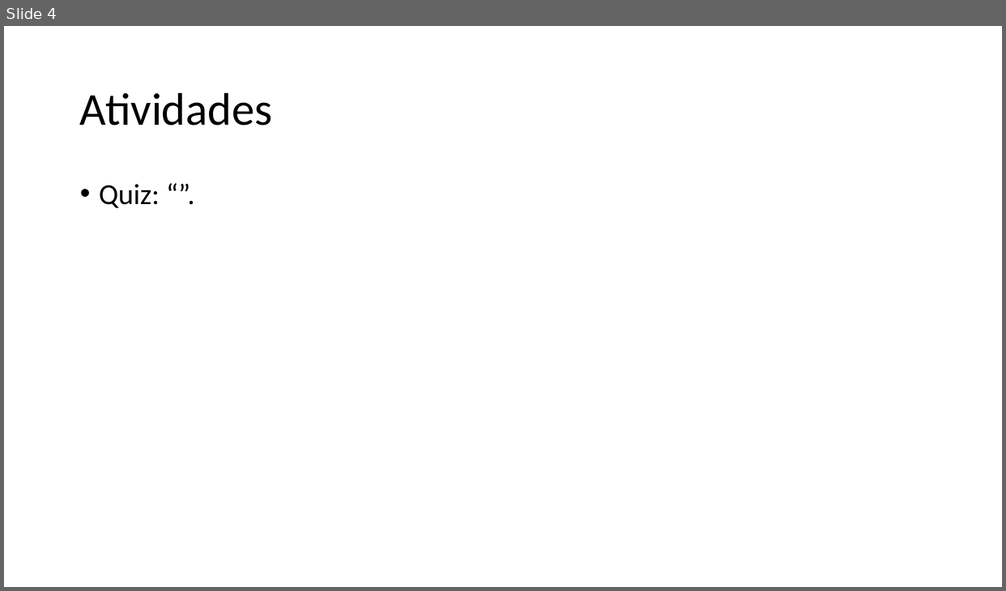
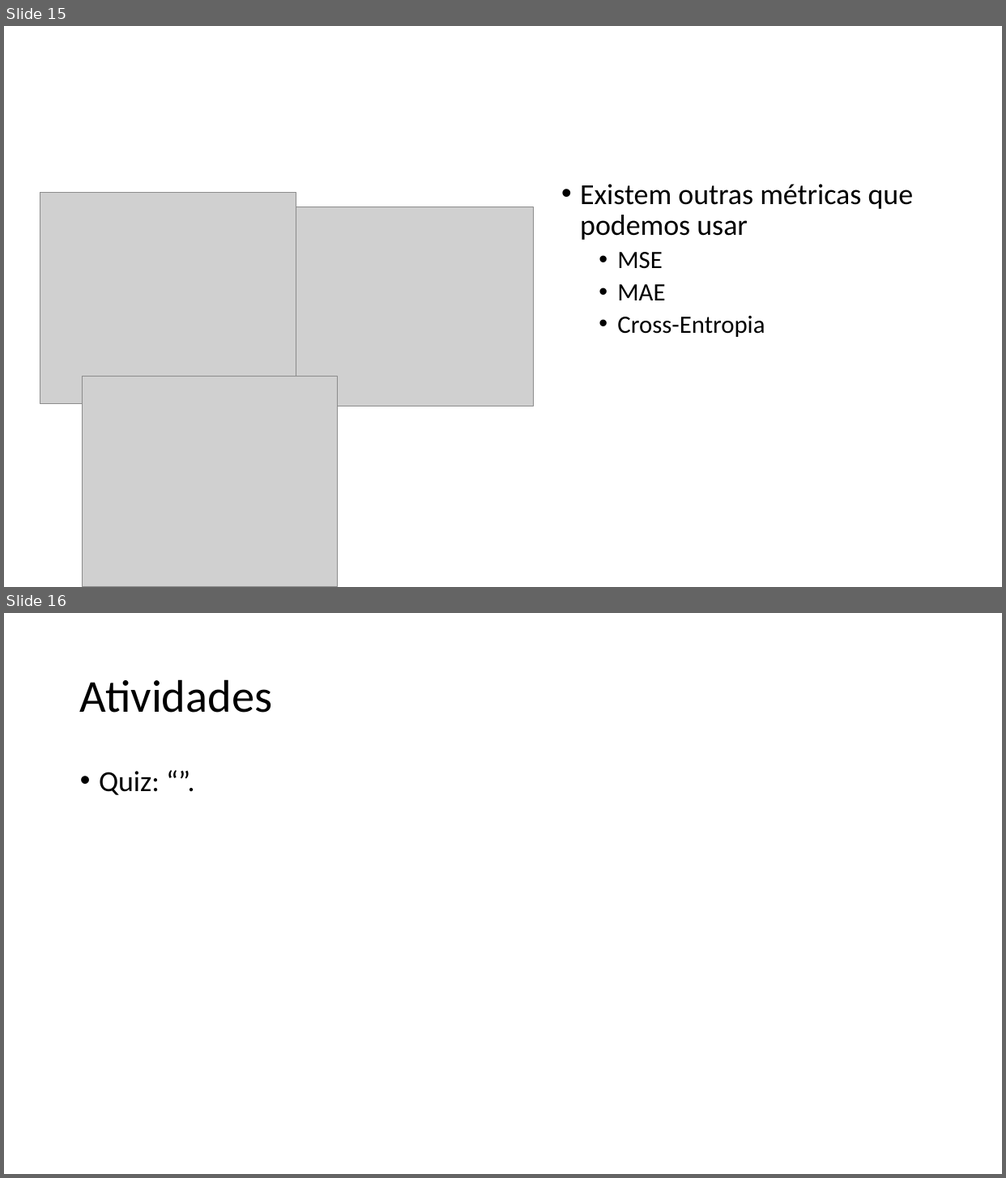
Before and after one commit to zz4fap/tp557-iot-ml, a slide deck: slides/TP557_5_Medindo_a_precisão_de_um_modelo_de_ML.pptx. Shown one above the other, each under a label of ours: slide 4 before the commit, slides 15 and 16 after it. The pictures are 1006x591 and 1006x1178 pixels, drawn with LibreOffice and Linux fonts; fonts in the diff are those of the drawing; grey boxes stand for pictures. Boxes give left, top, right and bottom in pixels: in the first picture for what was removed or moved away, otherwise in the second. Text is boxed around its words. In the diff, an @@ line names an element or a change of style, - is before the commit and + after.

```diff
--- a/slides/TP557_5_Medindo_a_precisão_de_um_modelo_de_ML.pptx
+++ b/slides/TP557_5_Medindo_a_precisão_de_um_modelo_de_ML.pptx
@@ slide 15 added at <box>4,26,1002,587</box>, background #FFFFFF @@
@@ picture added at <box>40,192,296,404</box> @@
@@ text added at <box>580,184,914,337</box>, 28 pt, text #000000 @@
+• Existem outras métricas que podemos usar
+  • MSE
+  • MAE
+  • Cross-Entropia
@@ picture added at <box>296,207,533,406</box> @@
@@ picture added at <box>82,377,337,587</box> @@
@@ what was slide 4 is now slide 16 @@
```
Also in this commit, not shown: 13 other slides added, 1 slide removed, 3 other files.
